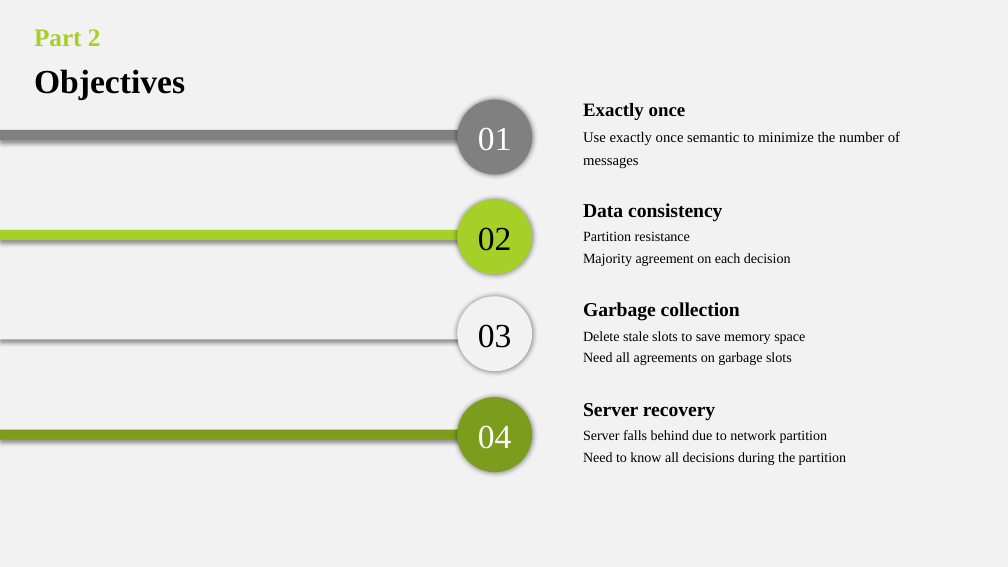
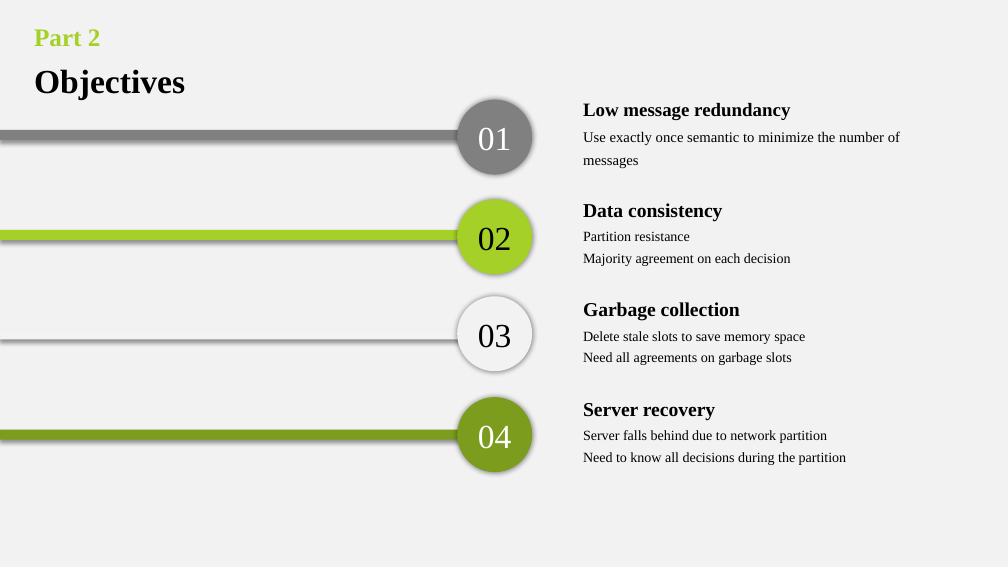
Before and after one commit to ImNobody422/GraduationPresentation, a slide deck: slide 3 of PaxosPresentation.pptx. Drawn at 1008x567 pixels with LibreOffice and Linux fonts; fonts in the diff are those of the drawing. Boxes give left, top, right and bottom in pixels: in the first picture for what was removed or moved away, otherwise in the second. Text is boxed around its words. In the diff, an @@ line names an element or a change of style, - is before the commit and + after.

```diff
--- a/PaxosPresentation.pptx
+++ b/PaxosPresentation.pptx
@@ text at (583, 103, 790, 120): text changed @@
-Exactly once
+Low message redundancy
```
Also in this commit, not shown: 1 other slide changed.
